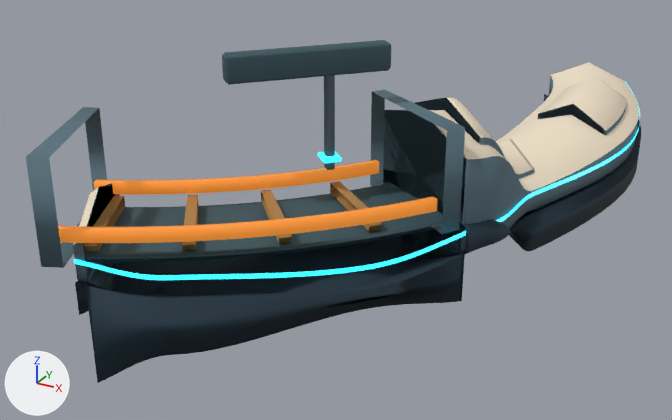
The glTF model space-battleship/assets/planets/facilities_v9/equipment.glb as it was, and as the next commit left it.
One viewpoint serves both versions: a 50 mm camera at (6.7, -8.94, 3.4) aimed at (2.85, -1.93, -0.11). Arrows for +X, +Y and +Z are at lower left; the lights stay in place. The older version comes first. Where no turn or scale is listed for an object, it has been applied to the vertices.

Objects in the first picture: 'Continuous contained outer gallery line.002', 'Continuous deep load-bearing underside.003', 'Continuous variable-section armored building band.003', 'Inset long-span roof armor plate.005', 'Inset long-span roof armor plate.006', 'Manufacturing inner orange service rail', 'Manufacturing open work floor', 'Manufacturing outer orange service rail', 'Manufacturing work portal ring', 'Manufacturing work portal ring.001', 'Overhead fabrication gantry', 'Recessed load floor beneath fabrication opening' and 9 more.
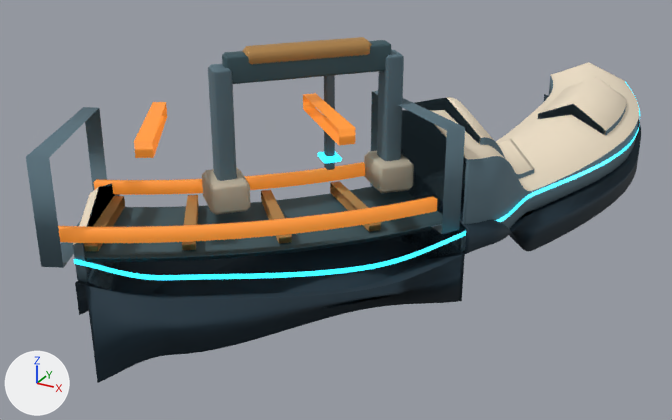
Edits to the bpy script that builds the scene:
```text
Add mat_warm_faceted_ivory_armor:
    mat_warm_faceted_ivory_armor = principled_material('Warm faceted ivory armor')
    mat_warm_faceted_ivory_armor.base_color = (0.52, 0.47, 0.36)  # light grey #bfb6a2
    mat_warm_faceted_ivory_armor.metallic = 0.05
    mat_warm_faceted_ivory_armor.roughness = 0.74
Add me_manufacturing_orange_overhead_gate_001:
    me_manufacturing_orange_overhead_gate_001.from_pydata(...)  # 68 vertices, 128 faces; spans x -0.11..0.632, y -0.511..0.178, z 1.13..1.25
    me_manufacturing_orange_overhead_gate_001.materials.append(mat_contained_amber_heat)  # orange #d77e2c, glowing brown #b16722
Add me_manufacturing_orange_overhead_gate:
    me_manufacturing_orange_overhead_gate.from_pydata(...)  # 68 vertices, 128 faces; spans x -1.014..-0.445, y -1.401..-0.576, z 1.13..1.25
    me_manufacturing_orange_overhead_gate.materials.append(mat_contained_amber_heat)  # orange #d77e2c, glowing brown #b16722
Add me_cube_010:
    me_cube_010.from_pydata(...)  # 24 vertices, 44 faces; spans x -0.108..0.108, y -0.107..0.107, z -0.505..0.505
    me_cube_010.materials.append(mat_recessed_slate_armor_flanks)  # cyan #59737e
Add me_cube_012:
    me_cube_012.from_pydata(...)  # 24 vertices, 44 faces; spans x -0.376..0.376, y -0.396..0.396, z -0.065..0.065
    me_cube_012.materials.append(mat_warm_work_marking)  # orange #b6894d
Add me_cube_011:
    me_cube_011.from_pydata(...)  # 24 vertices, 44 faces; spans x -0.224..0.224, y -0.222..0.222, z -0.125..0.125
    me_cube_011.materials.append(mat_warm_faceted_ivory_armor)  # light grey #bfb6a2
Add ob_manufacturing_orange_overhead_gate_001:
    ob_manufacturing_orange_overhead_gate_001 = bpy.data.objects.new('Manufacturing orange overhead gate.001', me_manufacturing_orange_overhead_gate_001)
    ob_manufacturing_orange_overhead_gate_001.location = (3.167, -2.953, 0.03)
Add ob_manufacturing_orange_overhead_gate:
    ob_manufacturing_orange_overhead_gate = bpy.data.objects.new('Manufacturing orange overhead gate', me_manufacturing_orange_overhead_gate)
    ob_manufacturing_orange_overhead_gate.location = (3.167, -2.953, 0.03)
Add ob_fabrication_gantry_load_leg_001:
    ob_fabrication_gantry_load_leg_001 = bpy.data.objects.new('Fabrication gantry load leg.001', me_cube_010)
    ob_fabrication_gantry_load_leg_001.location = (3.631, -2.456, 1.095)
Add ob_fabrication_gantry_load_leg:
    ob_fabrication_gantry_load_leg = bpy.data.objects.new('Fabrication gantry load leg', me_cube_010.copy())
    ob_fabrication_gantry_load_leg.location = (2.703, -3.45, 1.095)
Add ob_fabrication_gantry_hanging_crane_rail:
    ob_fabrication_gantry_hanging_crane_rail = bpy.data.objects.new('Fabrication gantry hanging crane rail', me_cube_012)
    ob_fabrication_gantry_hanging_crane_rail.location = (3.167, -2.953, 1.66)
Add ob_fabrication_gantry_armored_foot_001:
    ob_fabrication_gantry_armored_foot_001 = bpy.data.objects.new('Fabrication gantry armored foot.001', me_cube_011)
    ob_fabrication_gantry_armored_foot_001.location = (3.631, -2.456, 0.61)
Add ob_fabrication_gantry_armored_foot:
    ob_fabrication_gantry_armored_foot = bpy.data.objects.new('Fabrication gantry armored foot', me_cube_011.copy())
    ob_fabrication_gantry_armored_foot.location = (2.703, -3.45, 0.61)
```

Location of each change, (x1, y1, x2, y2) in pixels of the pictures (672 x 420 px):
'Fabrication gantry load leg', added (cyan): after (208, 64, 237, 181)
'Fabrication gantry load leg.001', added (cyan): after (377, 50, 404, 161)
'Fabrication gantry hanging crane rail', added (orange): after (243, 37, 372, 64)
'Fabrication gantry armored foot', added: after (202, 167, 250, 215)
'Fabrication gantry armored foot.001', added: after (364, 151, 414, 194)
'Manufacturing orange overhead gate.001', added: after (303, 93, 356, 146)
'Manufacturing orange overhead gate', added: after (134, 102, 167, 158)
